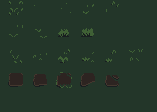
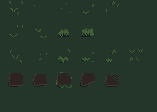
Two versions of the same layered image (w=157, h=112). Layer-by-layer changes:
moved "Capa 15" into group "Grupo 1" over <box>9,1,93,63</box>
moved "BG" (1st of 2, in "Grupo 1") into group "Grupo 1" over <box>9,1,93,63</box>
painted on "Capa 15 copia 2 (combinado) copia" over <box>9,1,93,63</box>
